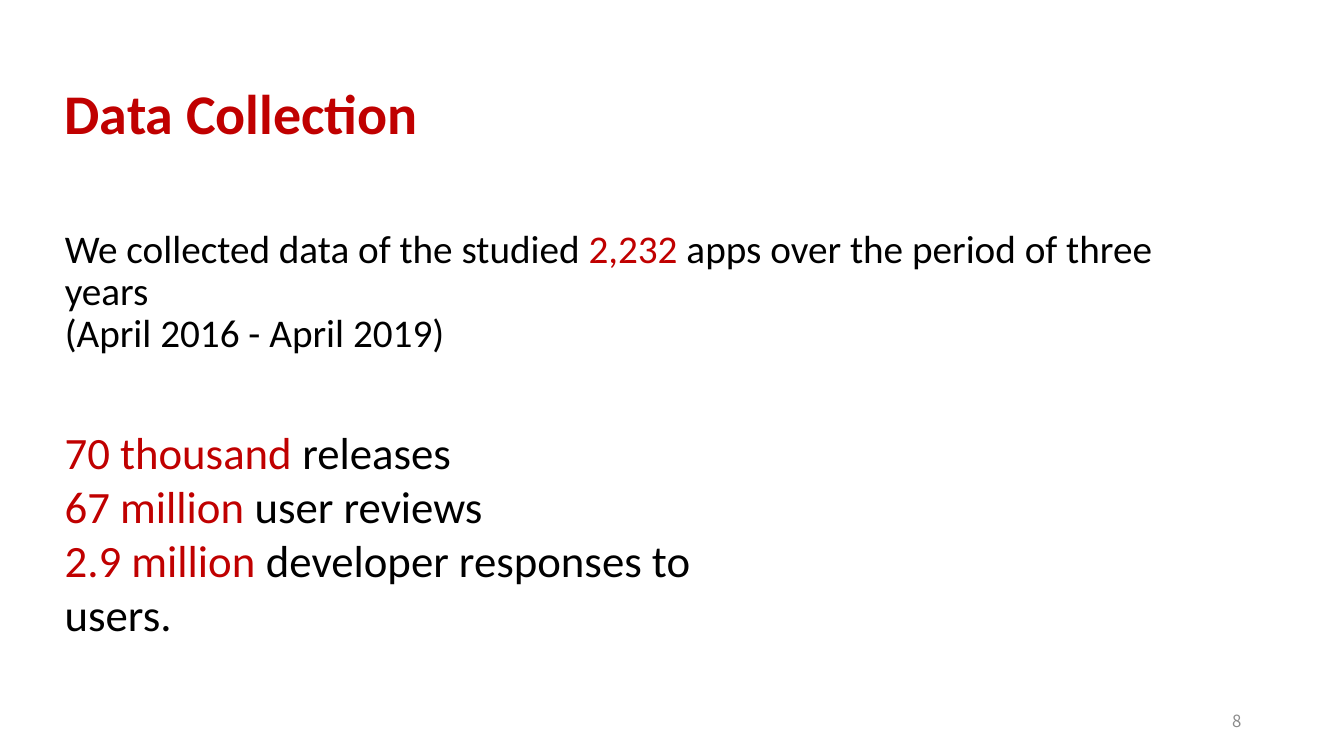
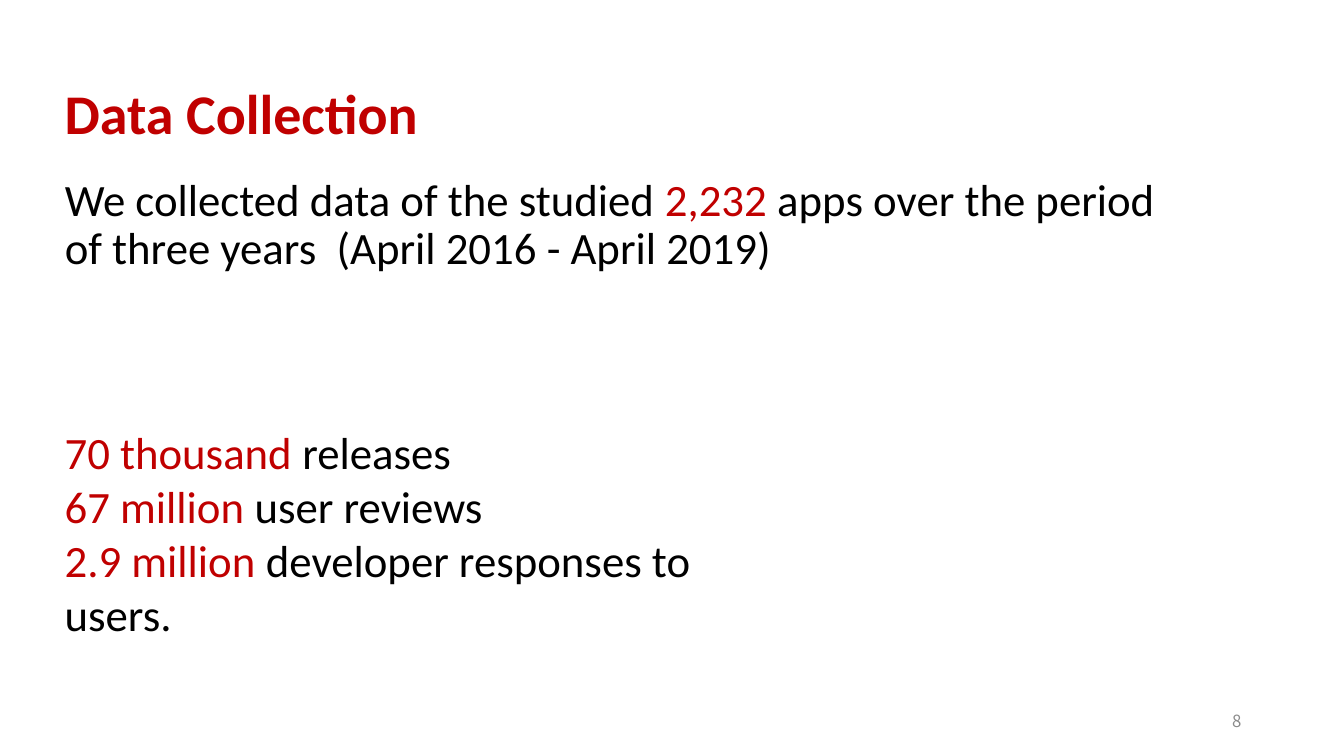
Before and after one commit to aidanby/aidanby.github.io, a slide deck: slide 8 of files/icse22.pptx. Drawn at 1344x756 pixels with LibreOffice and Linux fonts; fonts in the diff are those of the drawing. Boxes give left, top, right and bottom in pixels: in the first picture for what was removed or moved away, otherwise in the second. Text is boxed around its words. In the diff, an @@ line names an element or a change of style, - is before the commit and + after.

```diff
--- a/files/icse22.pptx
+++ b/files/icse22.pptx
@@ title "We collected data of the ..." at [65,185,1154,272]: size 28 to 32 pt @@
```
Also in this commit, not shown: 3 other slides changed, 1 other file.
